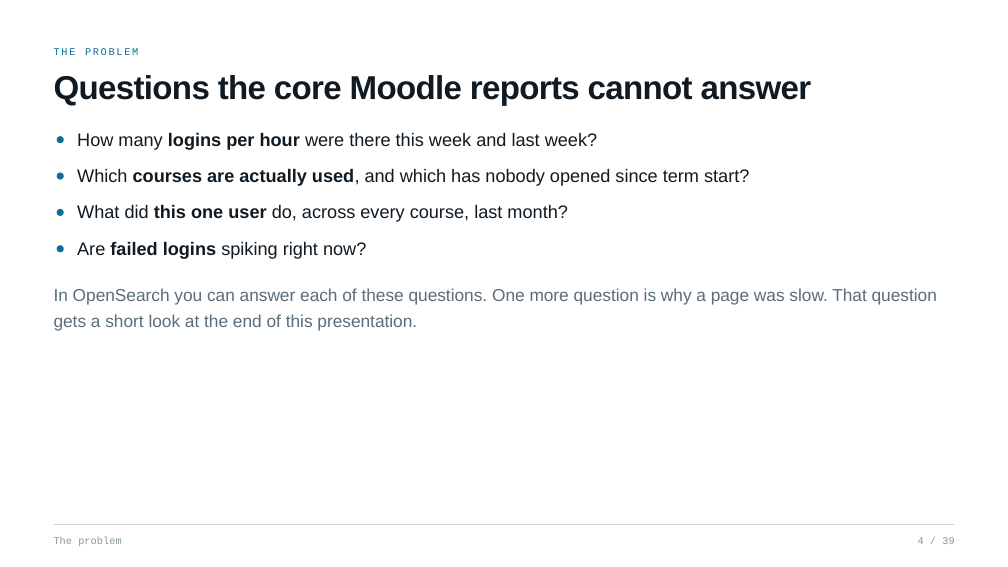
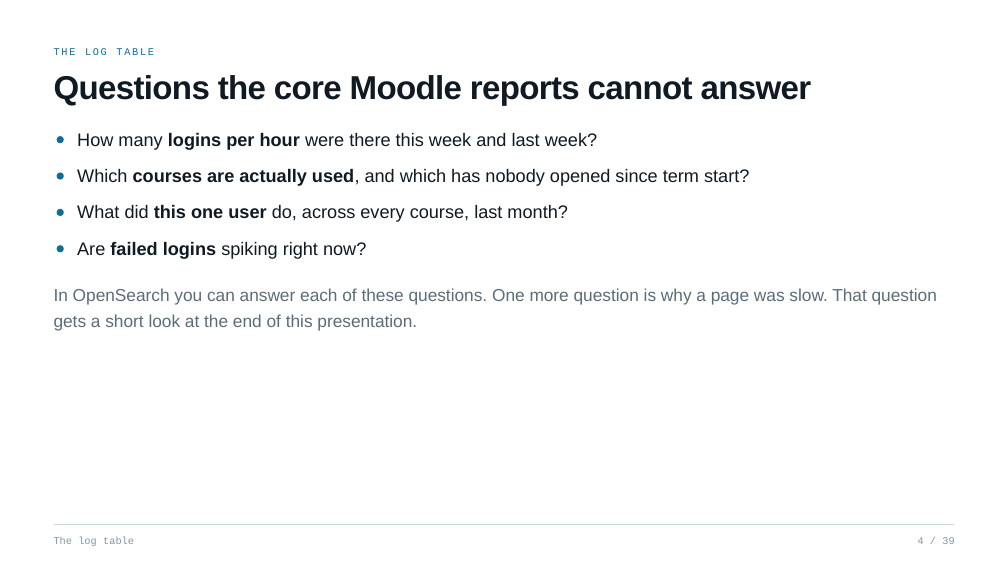
Before and after one commit to netsapiensis/MoodleMootNordic2026, a slide deck: slide 4 of Moodle-Otel-Opensearch/presentation/moodle-otel-deck.pptx. Drawn at 1008x567 pixels with LibreOffice and Linux fonts; fonts in the diff are those of the drawing. Boxes give left, top, right and bottom in pixels: in the first picture for what was removed or moved away, otherwise in the second. Text is boxed around its words. In the diff, an @@ line names an element or a change of style, - is before the commit and + after.

```diff
--- a/Moodle-Otel-Opensearch/presentation/moodle-otel-deck.pptx
+++ b/Moodle-Otel-Opensearch/presentation/moodle-otel-deck.pptx
@@ text at bbox=[54, 48, 154, 55]: text changed @@
-THE PROBLEM
+THE LOG TABLE
@@ text at bbox=[54, 537, 134, 546]: text changed @@
-The problem
+The log table
```
Also in this commit, not shown: 14 other slides changed, 2 other files.
